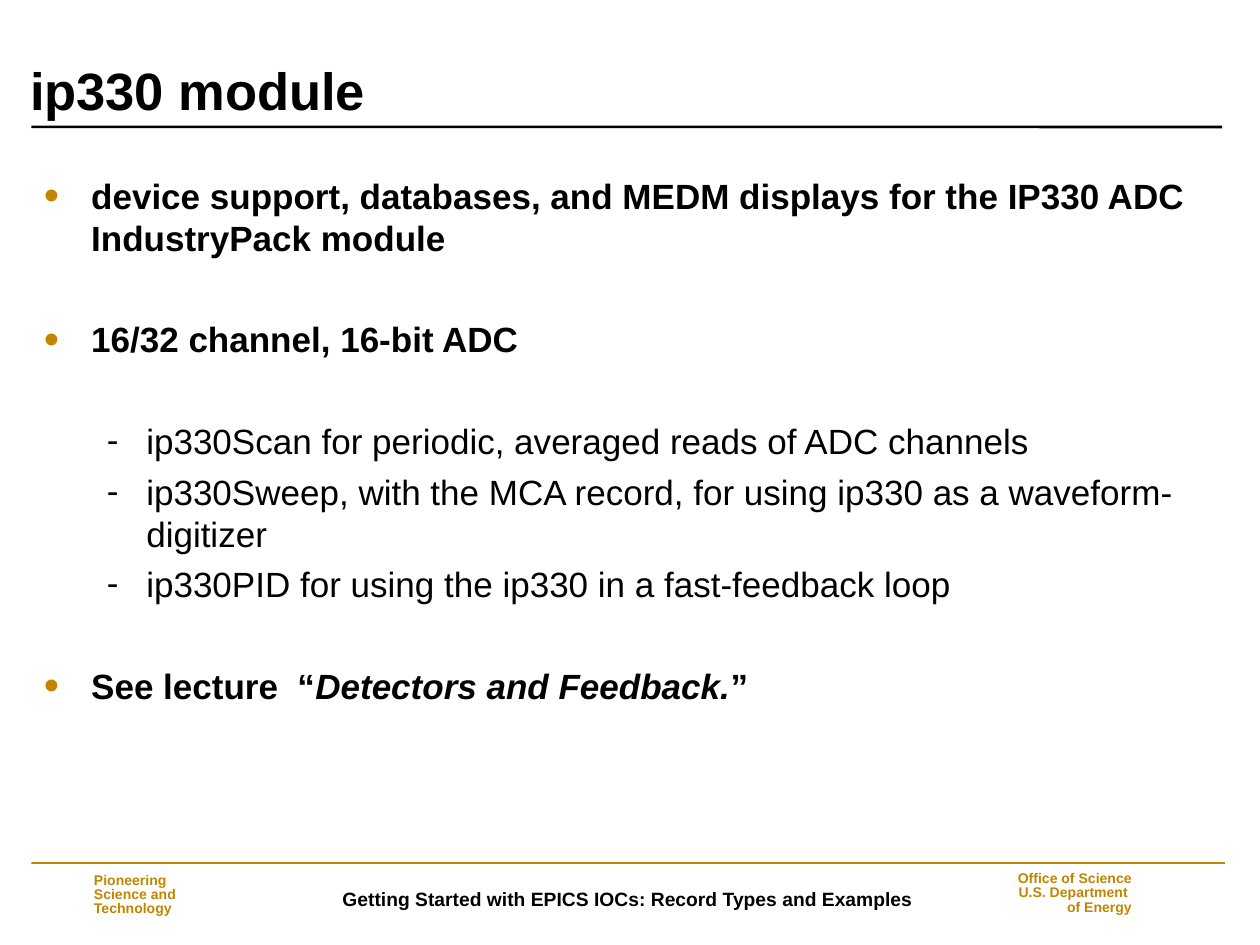
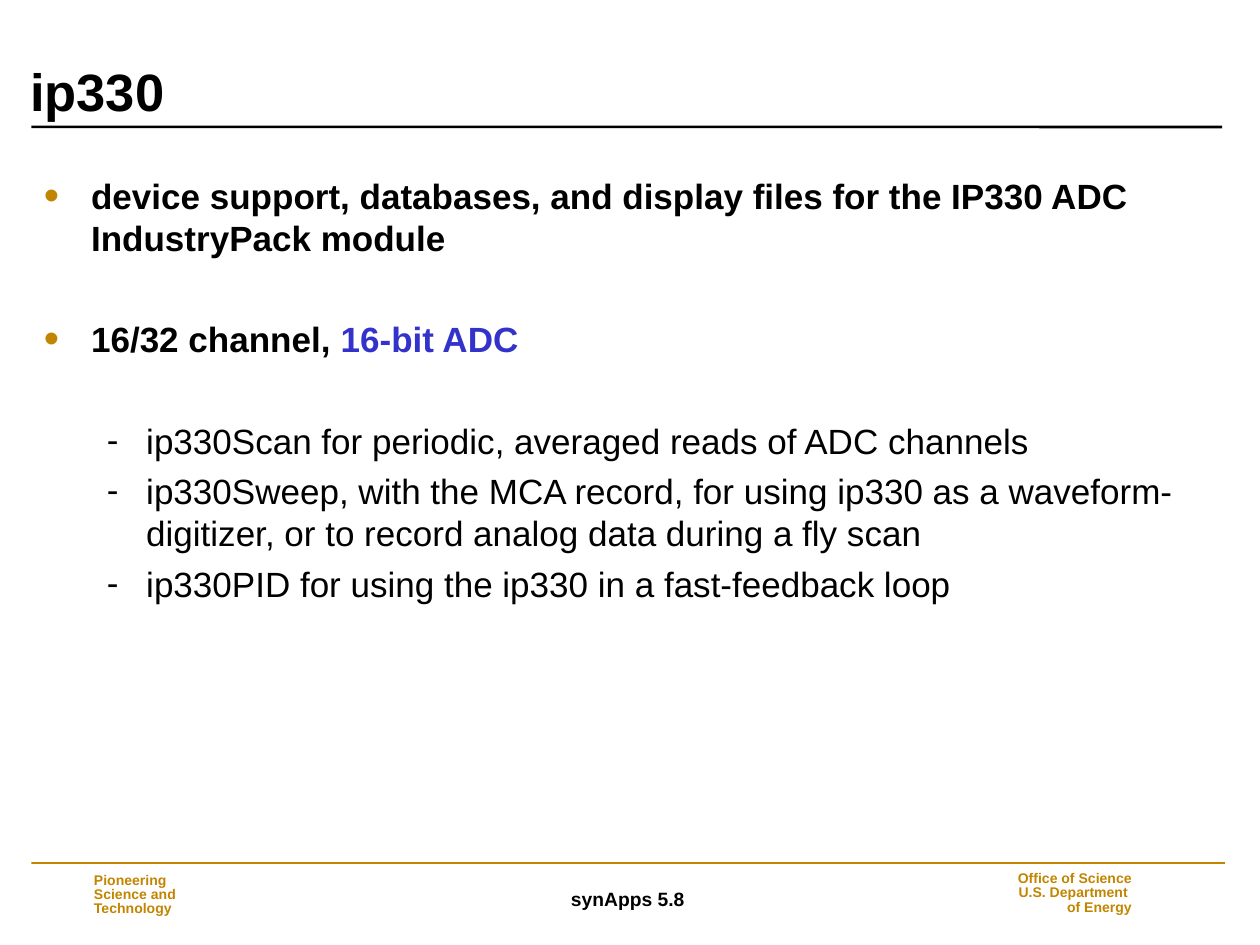
Before and after one commit to EPICS-synApps/support, a slide deck: slide 21 of documentation/IntroToSynApps.ppt (slide 18 before the commit). Drawn at 1260x945 pixels with LibreOffice and Linux fonts; fonts in the diff are those of the drawing; background and template pictures are left out. Boxes give left, top, right and bottom in pixels: in the first picture for what was removed or moved away, otherwise in the second. Text is boxed around its words. In the diff, an @@ line names an element or a change of style, - is before the commit and + after.

Commit message:
synApps_5_8

```diff
--- a/documentation/IntroToSynApps.ppt
+++ b/documentation/IntroToSynApps.ppt
@@ title at (x1=30, y1=73, x2=164, y2=122): text changed @@
-ip330 module
+ip330
@@ text at (x1=91, y1=183, x2=1127, y2=258): text changed @@
-• device support, databases, and MEDM displays for the IP330 ADC IndustryPack module
+• device support, databases, and display files for the IP330 ADC IndustryPack module
@@ text at (x1=91, y1=326, x2=518, y2=358): text colour #000000 to #3333CC in "16-bit ADC" @@
@@ text at (x1=146, y1=478, x2=1173, y2=553): text changed @@
-  – ip330Sweep, with the MCA record, for using ip330 as a waveform-digitizer
+  – ip330Sweep, with the MCA record, for using ip330 as a waveform-digitizer, or to record analog data during a fly scan
@@ text at (x1=91, y1=673, x2=748, y2=700): paragraph removed @@
-• See lecture “Detectors and Feedback.”
@@ text at (x1=571, y1=892, x2=685, y2=910): text changed @@
-Getting Started with EPICS IOCs: Record Types and Examples
+synApps 5.8
```
Also in this commit, not shown: 36 other slides changed, 13 slides added, 4 slides removed.
